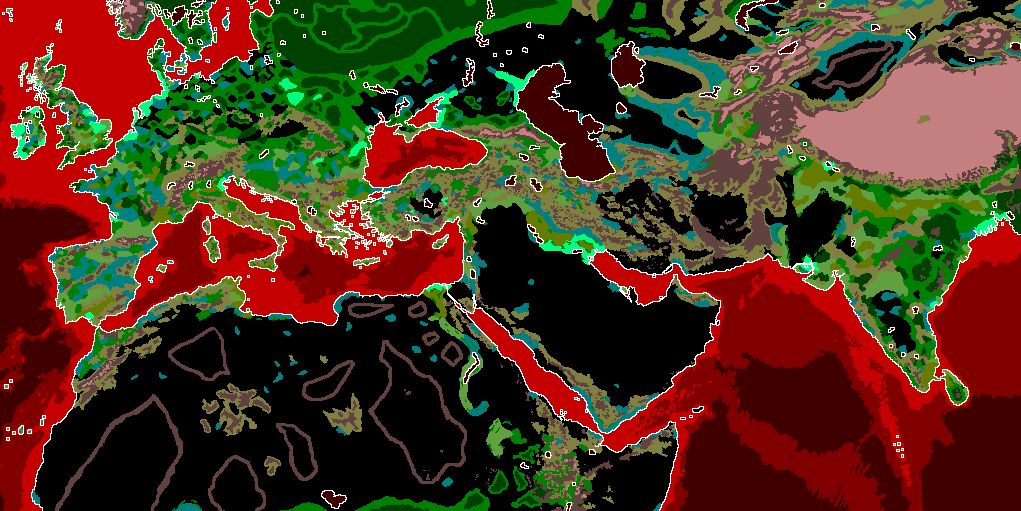
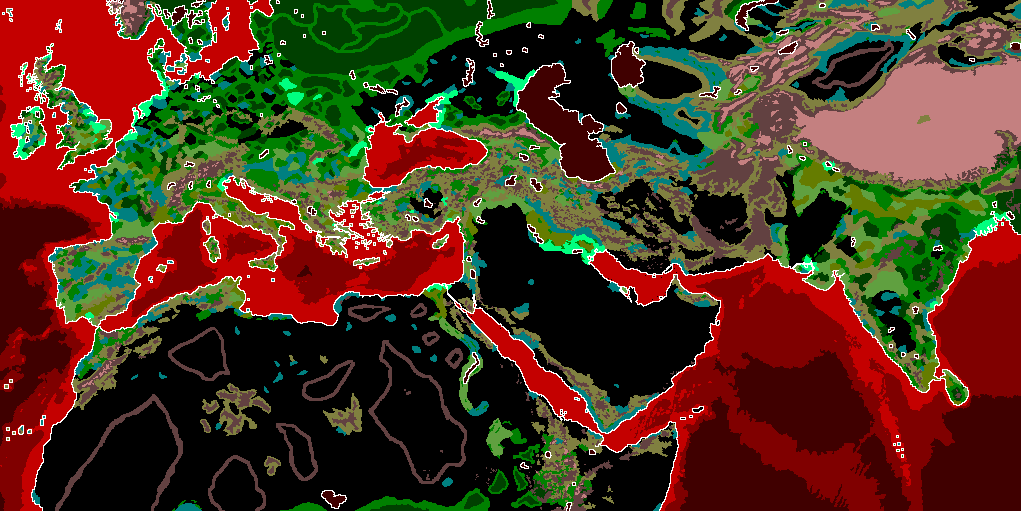
Layered file, before and after one edit (1021 × 511). Changes by layer:
painted on "map_ground_types" over [348, 301, 463, 369]
hid "map_climates" over [348, 301, 463, 369]
